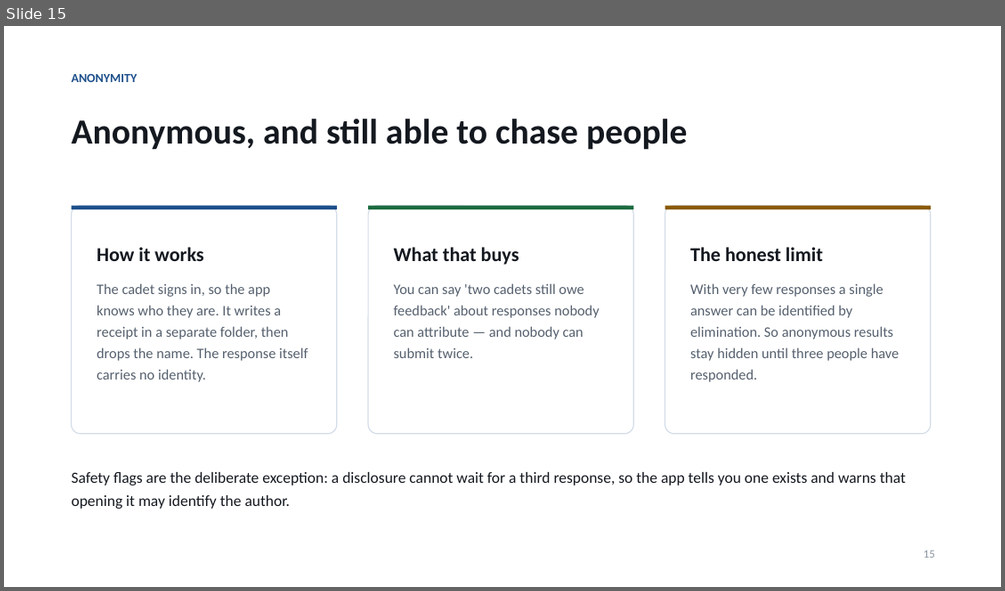
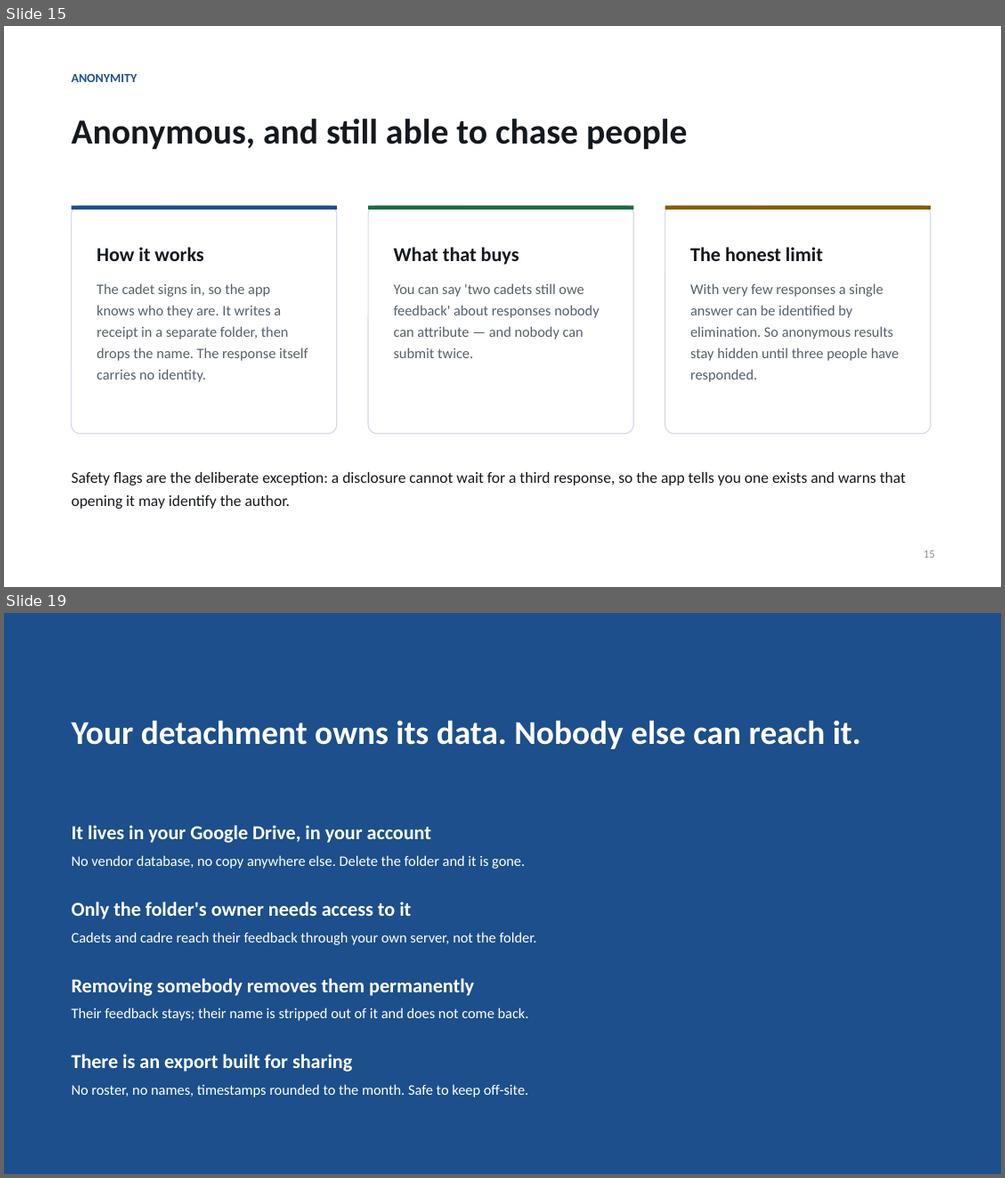
Before and after one commit to dmg-arts/my-pwa, a slide deck: docs/TOP-Feedback-Introduction.pptx. Shown one above the other, each under a label of ours: slide 15 before the commit, slides 15 and 19 after it; the slides between them are not shown. The pictures are 1005x591 and 1005x1178 pixels, drawn with LibreOffice and Linux fonts; fonts in the diff are those of the drawing. Boxes give left, top, right and bottom in pixels: in the first picture for what was removed or moved away, otherwise in the second. Text is boxed around its words. In the diff, an @@ line names an element or a change of style, - is before the commit and + after.

```diff
--- a/docs/TOP-Feedback-Introduction.pptx
+++ b/docs/TOP-Feedback-Introduction.pptx
@@ slide 19 added at [4,613,1001,1174], background #FFFFFF @@
@@ rectangle added at [4,613,1001,1174], fill #1C4F8B @@
@@ text added at [72,720,861,749], 32 pt, text #FFFFFF, bold @@
+Your detachment owns its data. Nobody else can reach it.
@@ text added at [72,825,525,868], 14 pt, text #FFFFFF @@
+It lives in your Google Drive, in your account
+No vendor database, no copy anywhere else. Delete the folder and it is gone.
@@ text added at [72,901,537,945], 14 pt, text #FFFFFF @@
+Only the folder's owner needs access to it
+Cadets and cadre reach their feedback through your own server, not the folder.
@@ text added at [72,978,529,1021], 14 pt, text #FFFFFF @@
+Removing somebody removes them permanently
+Their feedback stays; their name is stripped out of it and does not come back.
@@ text added at [72,1054,528,1097], 14 pt, text #FFFFFF @@
+There is an export built for sharing
+No roster, no names, timestamps rounded to the month. Safe to keep off-site.
```
Also in this commit, not shown: 3 slides changed, 3 other slides added, 1 slide removed, 4 other files.
